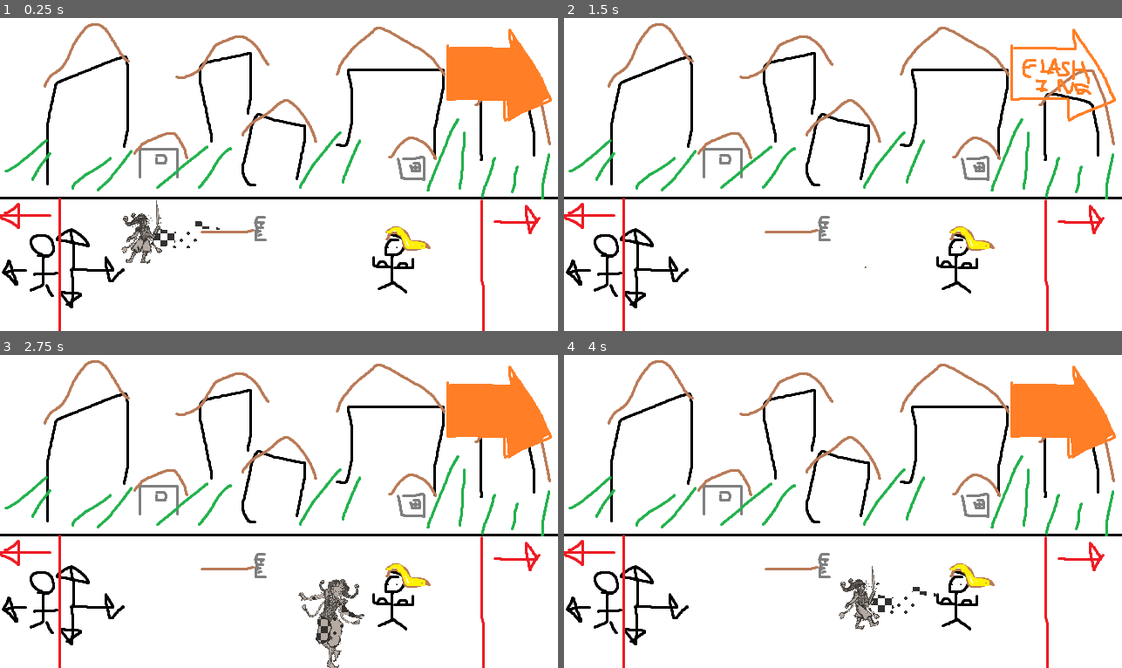
Above: before the commit, frames 1-4 (two rows, left to right).
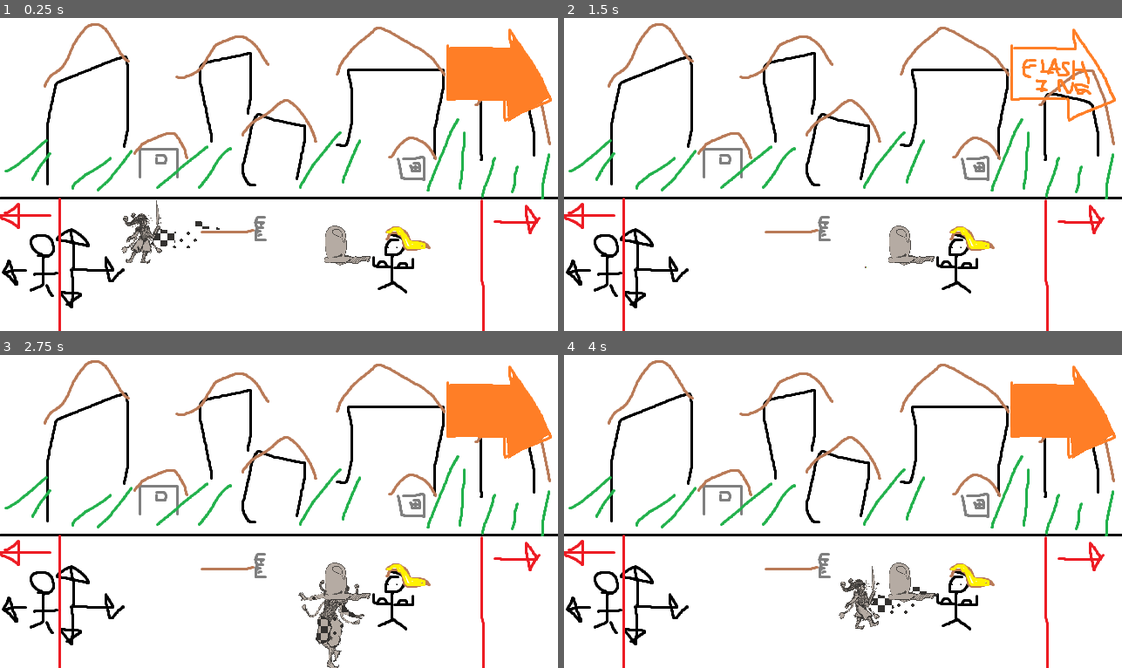
Above: after the commit, the same moments.

Repository: danielday-dev/UOP-GGJ-2024
Game: Godot game, scene res://Scenes/Stage1.tscn
Two runs of this game, one before a commit and one after it. Both use one fixed random seed, a clock stepped at 60 frames per second and the inputs below.
Inputs:
- Up to frame 1 (0.25 s): no input
- Up to frame 2 (1.5 s): tap Enter at 0.5 s; hold D (move_right) 0.53-1.28 s; hold U (attack1) 0.53-1.28 s; hold S (move_down) from 1.28 s (still down); tap I (attack2) at 1.35 s
- Up to frame 3 (2.75 s): release S (move_down) at 2.03 s; hold D (move_right) from 2.03 s (still down); hold K (beans) from 2.03 s (still down)
- Up to frame 4 (4 s): release D (move_right) at 2.78 s; release K (beans) at 2.78 s; hold W (move_up) 2.78-3.53 s; tap J (dodge) at 2.85 s; tap Space at 3.5 s; hold A (move_left) from 3.53 s (still down); hold U (attack1) from 3.53 s (still down)

The runs differ from the first frame. In frame 1, 0.5% of the frame differs, in the area x 58-67%, y 66-80%; in frame 2, 0.5%; in frame 3, 0.4%; in frame 4, 0.5%.
Error after the commit: Invalid access to property or key 'position' on a base object of type 'null instance'. (res://Source/Enemy.gd:29)

Commit message:
Enemy script update.

Diff:
--- a/Resources/AttackInfo.gd
+++ b/Resources/AttackInfo.gd
@@ -7,7 +7,7 @@
 @export var animation : StringName = ""
 @export var priority : float = 0
 @export var damage : float = 0
-@export var hurtboxName : StringName = ""
+@export var hurtboxName : NodePath = ""
 @export var nextState : EnemyState = EnemyState.Grounded
 
 enum EnemyState{
--- a/Scenes/Stage1.tscn
+++ b/Scenes/Stage1.tscn
@@ -1,9 +1,10 @@
-[gd_scene load_steps=8 format=3 uid="uid://dinv8peksev2j"]
+[gd_scene load_steps=9 format=3 uid="uid://dinv8peksev2j"]
 
 [ext_resource type="PackedScene" uid="uid://w0vu14krjed8" path="res://Prefabs/Player.tscn" id="1_qlw6n"]
 [ext_resource type="Script" path="res://Source/Stage1.gd" id="1_rrbid"]
 [ext_resource type="Script" path="res://Source/Camera.gd" id="3_lx5w6"]
 [ext_resource type="Texture2D" uid="uid://670hufup76d2" path="res://Resources/Streetgame game screen.png" id="3_phe7c"]
+[ext_resource type="PackedScene" uid="uid://c061nideiavcb" path="res://Prefabs/Slime.tscn" id="5_6vdjg"]
 
 [sub_resource type="WorldBoundaryShape2D" id="WorldBoundaryShape2D_1p385"]
 distance = -0.999969
@@ -74,6 +75,9 @@
 
 [node name="mobSpawnTimer" type="Timer" parent="mobs"]
 
+[node name="Slime" parent="mobs" instance=ExtResource("5_6vdjg")]
+position = Vector2(65, 97)
+
 [connection signal="timeout" from="Camera/GIANTORANGEARROW/ArrowTimer" to="Camera" method="_on_arrow_timer_timeout"]
 [connection signal="body_entered" from="Camera/RightBorder" to="Camera" method="_on_right_border_body_entered"]
 [connection signal="body_exited" from="Camera/RightBorder" to="Camera" method="_on_right_border_body_exited"]
--- a/Source/Enemy.gd
+++ b/Source/Enemy.gd
@@ -17,7 +17,7 @@
 }
 var enemyState : EnemyState = EnemyState.Grounded
 
-var attackInd: int = 0
+var activeAttack: AttackInfo;
 
 var player : CharacterBody2D
 
@@ -47,25 +47,18 @@
 				for attack in Attacks:
 					if distanceFromPlayer <= attack.range:
 						enemyState = EnemyState.Attacking
+						activeAttack = attack;
 						break
 		EnemyState.Airborne:
 			pass
 		EnemyState.Attacking:
-			match attackType:
-				AttackType.Light:
-					moveMultiplier = 0.5
-					$LightFeatherHurtbox.monitorable = true
-					setAnimation("lightAttack")
-
-				AttackType.Heavy:
-					moveMultiplier = 0.3
-					$HeavyFeatherHurtbox.monitorable = true
-					setAnimation("heavyAttack")
+			(get_node(activeAttack.hurtboxName) as Area2D).monitorable = true;
+			moveMultiplier = activeAttack.speedMulitplier;
+			setAnimation(activeAttack.animation)
 
 			if animationEnded():
-				enemyState = EnemyState.Grounded
-				$LightFeatherHurtbox.monitorable = false
-				#$HeavyFeatherHurtbox.monitorable = false
+				enemyState = activeAttack.nextState as EnemyState;
+				(get_node(activeAttack.hurtboxName) as Area2D).monitorable = false
 
 		EnemyState.Stunned:
 			pass
